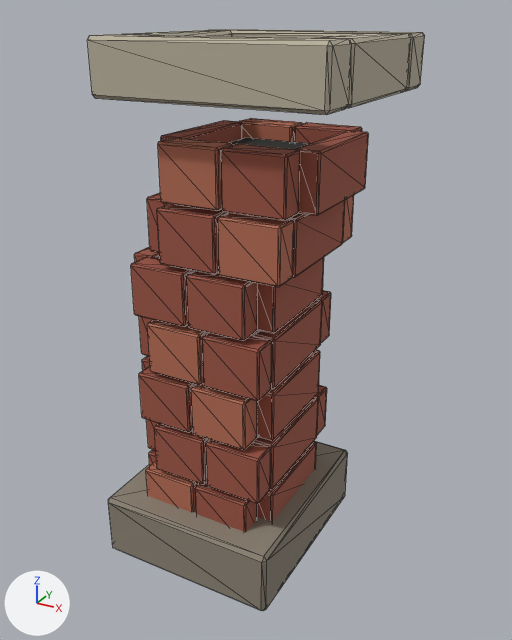
Renders of the glTF model godot/assets/production/scrap/S020_crooked_chimney_rebuilt.glb from each side of a commit.
One viewpoint serves both versions: a 50 mm camera at (1.26, -2.26, 2.17) aimed at (0.02, 0.0, 1.04). Lighting does not change. The marker at lower left points along +X, +Y and +Z. The older version comes first. Mesh edges are drawn as thin lines. Vertices at exactly the same position are counted once.

Objects in the first picture: 'Brick_alternate_terracotta', 'Brick_red_scenic_coating', 'Limestone_painted_foam', 'Mortar_warm_gray' and 1 more.
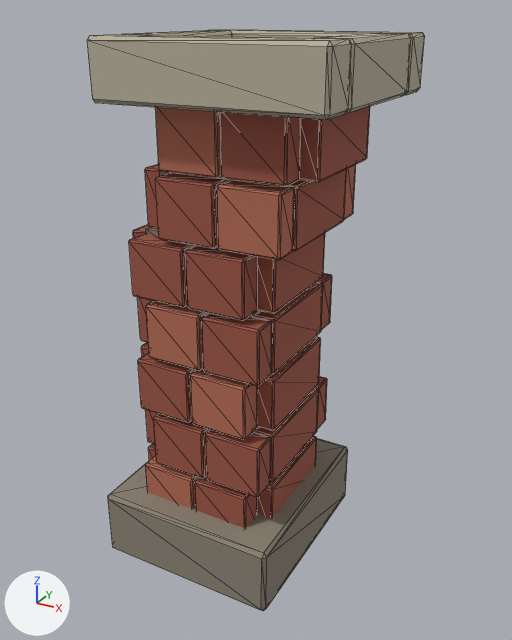
Patch to the scene script:
```diff
--- a/godot/assets/production/scrap/S020_crooked_chimney_rebuilt.glb.py
+++ b/godot/assets/production/scrap/S020_crooked_chimney_rebuilt.glb.py
@@ me_cube_001 @@
 # used by ob_brick_alternate_terracotta; location = (0.0, 0.0, 0.0)
-me_cube_001.from_pydata(...)  # 240 vertices, 440 faces; spans x -0.34..0.28, y -0.32..0.32, z 0.2..1.76
+me_cube_001.from_pydata(...)  # 240 vertices, 440 faces; spans x -0.34..0.28, y -0.32..0.32, z 0.22..1.89
+# me_cube_001 part 1: the whole mesh is scaled about the mesh origin by (1, 1, 1.07)
 me_cube_001.materials.append(mat_brick_alternate_terracotta)
@@ me_cube_002 @@
 # used by ob_brick_red_scenic_coating; location = (0.0, 0.0, 0.0)
-me_cube_002.from_pydata(...)  # 768 vertices, 1408 faces; spans x -0.4..0.36, y -0.32..0.32, z 0.2..1.76
+me_cube_002.from_pydata(...)  # 768 vertices, 1408 faces; spans x -0.4..0.36, y -0.32..0.32, z 0.22..1.89
+# me_cube_002 part 2: the whole mesh is scaled about the mesh origin by (1, 1, 1.07)
 me_cube_002.materials.append(mat_brick_red_scenic_coating)
@@ me_cube_043 @@
 # used by ob_limestone_painted_foam; location = (0.0, 0.0, 0.0)
-me_cube_043.from_pydata(...)  # 88 vertices, 176 faces; spans x -0.358..0.475, y -0.425..0.425, z 1.901..2.09
+me_cube_043.from_pydata(...)  # 88 vertices, 176 faces; spans x -0.358..0.475, y -0.425..0.425, z 1.888..2.09
+# me_cube_043 part 3: the whole mesh is scaled about its middle by (1, 1, 1.07), then moved by (0.0, 0.0, -0.007)
 me_cube_043.materials.append(mat_limestone_painted_foam)
@@ me_cube @@
 # used by ob_mortar_warm_gray; location = (0.0, 0.0, 0.0)
-me_cube.from_pydata(...)  # 24 vertices, 44 faces; spans x -0.475..0.287, y -0.42..0.42, z 0.0..0.273
+me_cube.from_pydata(...)  # 72 vertices, 128 faces; spans x -0.475..0.287, y -0.42..0.42, z 0.0..1.906
+# me_cube part 4: a new loose piece, a box spanning x -0.318..0.13, y -0.231..0.231, z 1.182..1.423, in mat_mortar_warm_gray (brown #8b8274)
+# me_cube part 5: 20 vertices removed from x -0.475..0.287, y -0.42..0.42, z 0.016..0.273; 44 vertices added at x -0.475..0.287, y -0.42..0.42, z 0.017..1.182
+# other edits to the shape of me_cube do not show in these pictures
 me_cube.materials.append(mat_mortar_warm_gray)
```

Boxes (x1, y1, x2, y2) around the edits, measured in the pictures (512 x 640 px; the box of a moved part takes in the faces that stretch with it):
'Brick_red_scenic_coating', rescaled
    before: (131, 120, 369, 532)
    after: (129, 106, 370, 528)
'Limestone_painted_foam', rescaled
    before: (87, 29, 425, 115)
    after: (87, 29, 425, 120)
'Brick_alternate_terracotta', rescaled
    before: (146, 118, 354, 512)
    after: (145, 107, 356, 509)
'Mortar_warm_gray', reshaped (158% taller)
    before: (108, 441, 348, 611)
    after: (108, 170, 348, 611)
part 3 of me_cube_043, moved or reshaped
    before: (87, 30, 423, 115)
    after: (87, 30, 423, 120)
part 4 of me_cube, added (mostly hidden)
    after: (146, 227, 158, 236)
part 5 of me_cube, built on
    before: (108, 441, 348, 611)
    after: (108, 300, 348, 611)
